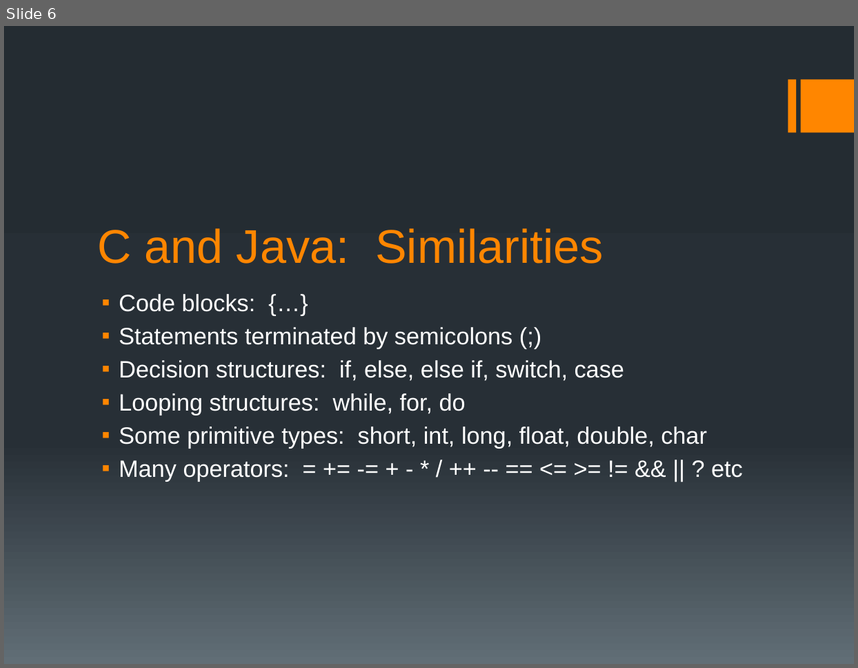
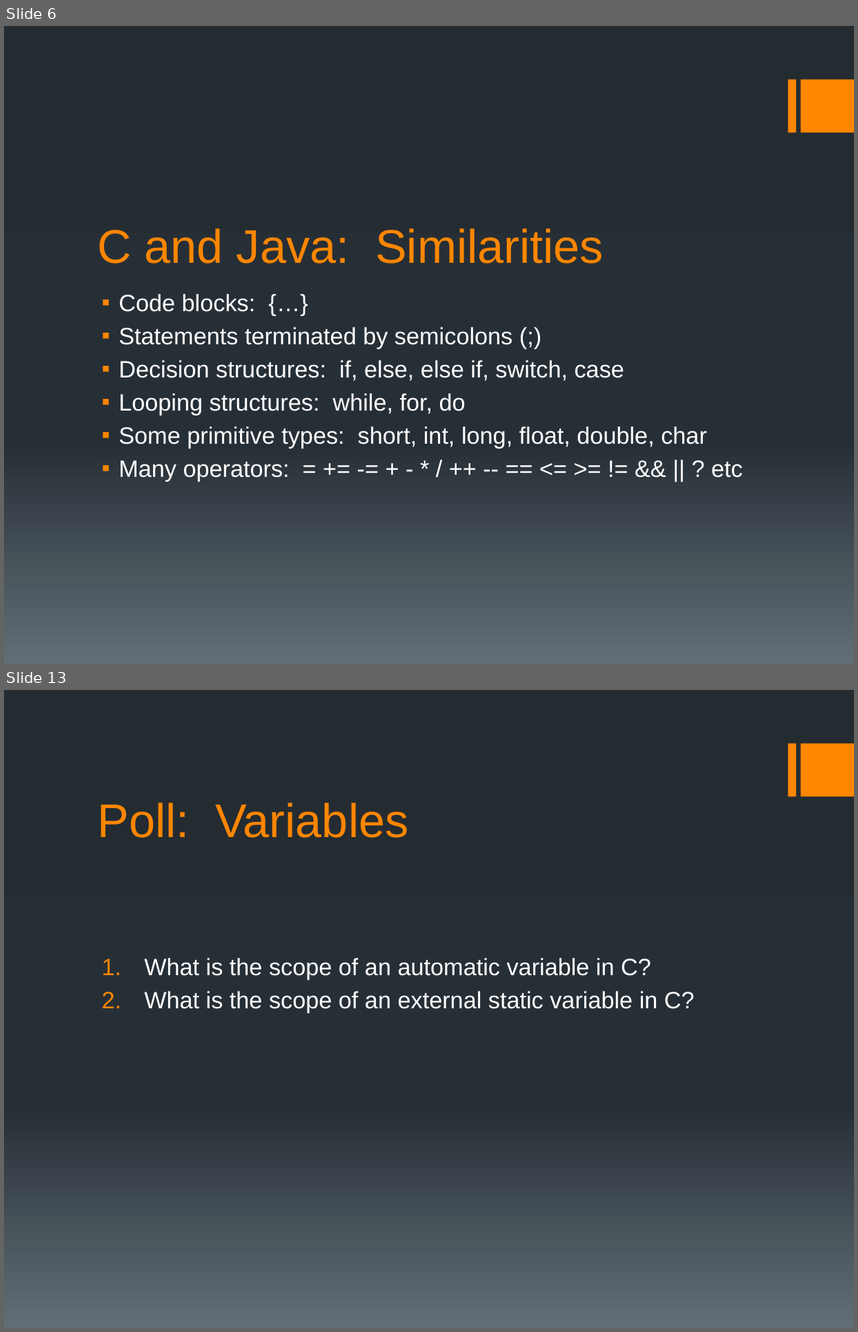
Before and after one commit to BoiseState/CS253-resources, a slide deck: slides/JRC/CS253L01.pptx. Shown one above the other, each under a label of ours: slide 6 before the commit, slides 6 and 13 after it; the slides between them are not shown. The pictures are 858x668 and 858x1332 pixels, drawn with LibreOffice and Linux fonts; fonts in the diff are those of the drawing. Boxes give left, top, right and bottom in pixels: in the first picture for what was removed or moved away, otherwise in the second. Text is boxed around its words. In the diff, an @@ line names an element or a change of style, - is before the commit and + after.

```diff
--- a/slides/JRC/CS253L01.pptx
+++ b/slides/JRC/CS253L01.pptx
@@ slide 13 added at [4,690,854,1328], background gradient #242C33 to #273037 to #636D76; not listed: 2 template elements that a slide beside it also shows @@
@@ title added at [98,802,408,838], 40 pt, text #FF8600 @@
+Poll: Variables
@@ text added at [144,958,695,1013], 20 pt, text #FFFFFF @@
+1. What is the scope of an automatic variable in C?
+2. What is the scope of an external static variable in C?
```
Also in this commit, not shown: 6 slides changed, 5 other slides added.
